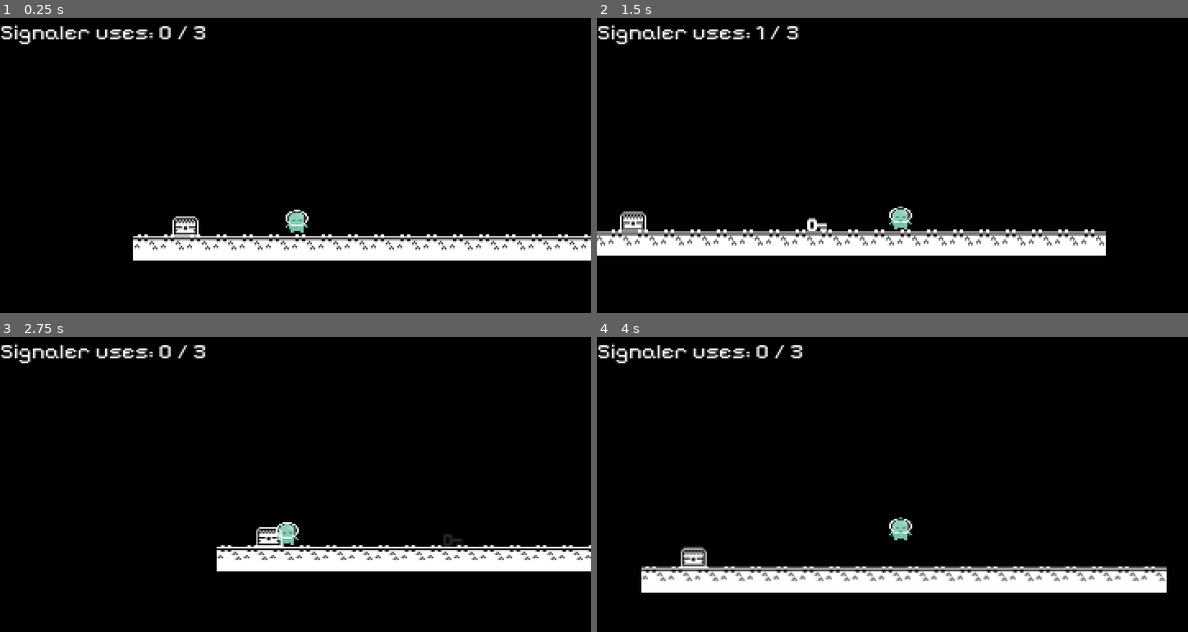
Above: before the commit, frames 1-4 (two rows, left to right).
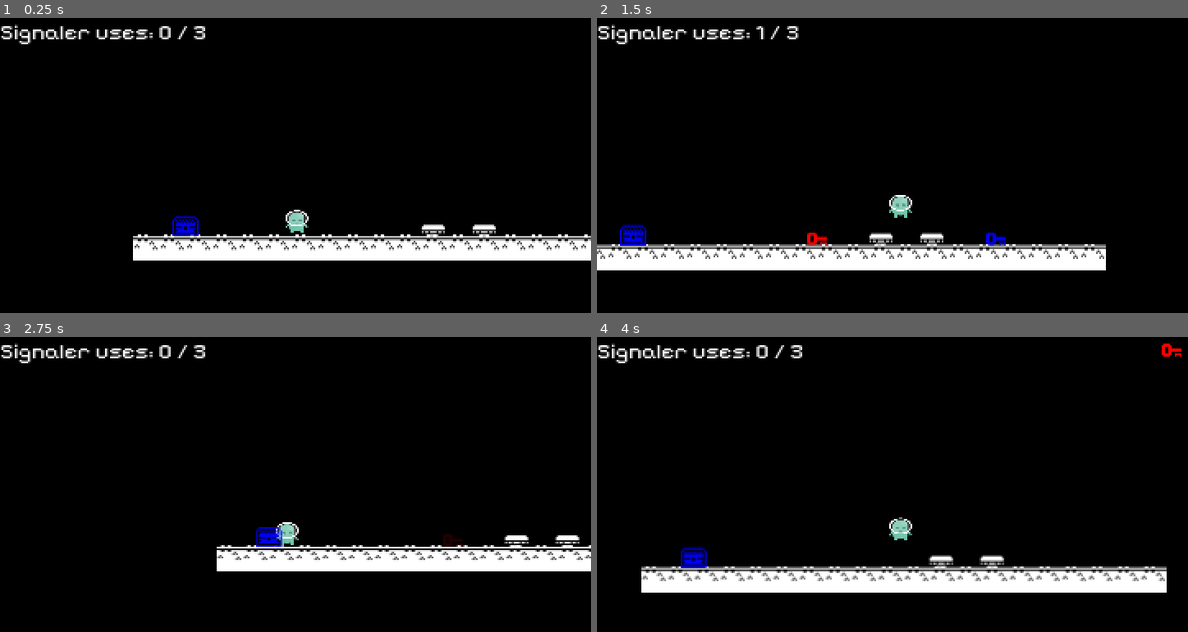
Above: after the commit, the same moments.

Repository: djutemark/ld59
Game: Godot game, scene res://levels/playground.tscn
Two runs of this game, one before a commit and one after it. Both use one fixed random seed, a clock stepped at 60 frames per second and the inputs below. This scene is started directly instead of the project's main scene.
Inputs:
- Up to frame 1 (0.25 s): no input
- Up to frame 2 (1.5 s): tap Enter at 0.5 s; hold E (use_signaler) 0.53-1.28 s; hold D (move_right) from 0.53 s (still down); tap Space (jump) at 0.77 s; tap E (use_signaler) at 1.35 s
- Up to frame 3 (2.75 s): tap Space (jump) at 1.52 s; release D (move_right) at 2.03 s; hold A (move_left) from 2.03 s (still down); hold E (use_signaler) from 2.03 s (still down); tap R at 2.1 s
- Up to frame 4 (4 s): release A (move_left) at 2.78 s; release E (use_signaler) at 2.78 s; hold D (move_right) from 2.78 s (still down); tap E (use_signaler) at 2.85 s; tap Space (jump) at 3.02, 3.77 s; hold E (use_signaler) from 3.53 s (still down)

The runs differ from the first frame. In frame 1, 0.5% of the frame differs, in the area x 29-84%, y 67-74%; in frame 2, 11%, in the area x 0-87%, y 60-86%; in frame 3, 0.5%; in frame 4, 0.7%.

Commit message:
Add HUD for keys

Diff:
--- /dev/null
+++ b/gui/gui_key.tscn
@@ -0,0 +1,10 @@
+[gd_scene format=3 uid="uid://xnu6v024vx1n"]
+
+[ext_resource type="Texture2D" uid="uid://b7swtng3asa25" path="res://monochrome_tilemap_transparent.png" id="1_d477i"]
+
+[sub_resource type="AtlasTexture" id="AtlasTexture_640wx"]
+atlas = ExtResource("1_d477i")
+region = Rect2(274, 72, 12, 8)
+
+[node name="GuiKey" type="TextureRect" unique_id=462239723]
+texture = SubResource("AtlasTexture_640wx")
--- a/hud.tscn
+++ b/hud.tscn
@@ -2,17 +2,50 @@
 
 [ext_resource type="Script" uid="uid://bs38usivmy2am" path="res://scripts/hud.gd" id="1_64ctp"]
 [ext_resource type="FontFile" uid="uid://1t52y13lu4i1" path="res://fonts/PixelifySans-VariableFont_wght.ttf" id="2_8sq4i"]
+[ext_resource type="Texture2D" uid="uid://b7swtng3asa25" path="res://monochrome_tilemap_transparent.png" id="3_8sq4i"]
+[ext_resource type="PackedScene" uid="uid://xnu6v024vx1n" path="res://gui/gui_key.tscn" id="3_640wx"]
 
 [sub_resource type="Theme" id="Theme_ryrav"]
 default_font = ExtResource("2_8sq4i")
 default_font_size = 14
 
+[sub_resource type="AtlasTexture" id="AtlasTexture_640wx"]
+atlas = ExtResource("3_8sq4i")
+region = Rect2(274, 72, 12, 8)
+
 [node name="HUD" type="CanvasLayer" unique_id=1372894820]
 script = ExtResource("1_64ctp")
+gui_key = ExtResource("3_640wx")
 
 [node name="NumUses" type="Label" parent="." unique_id=1442157939]
 unique_name_in_owner = true
 offset_right = 40.0
 offset_bottom = 23.0
 theme = SubResource("Theme_ryrav")
-text = "Hello, World!"
+text = "NUM_USES"
+
+[node name="KeysContainer" type="HFlowContainer" parent="." unique_id=903429837]
+unique_name_in_owner = true
+layout_direction = 3
+anchors_preset = 1
+anchor_left = 1.0
+anchor_right = 1.0
+offset_left = -356.0
+offset_top = 4.0
+offset_right = -312.0
+offset_bottom = 12.0
+grow_horizontal = 0
+
+[node name="GuiKey" parent="KeysContainer" unique_id=462239723 instance=ExtResource("3_640wx")]
+visible = false
+layout_mode = 2
+
+[node name="TextureRect2" type="TextureRect" parent="KeysContainer" unique_id=454452957]
+visible = false
+layout_mode = 2
+texture = SubResource("AtlasTexture_640wx")
+
+[node name="TextureRect3" type="TextureRect" parent="KeysContainer" unique_id=53048886]
+visible = false
+layout_mode = 2
+texture = SubResource("AtlasTexture_640wx")
--- a/levels/playground.tscn
+++ b/levels/playground.tscn
@@ -7,6 +7,7 @@
 [ext_resource type="Script" uid="uid://lhcg5fvks6eg" path="res://scripts/signal_settings.gd" id="5_ek3o3"]
 [ext_resource type="PackedScene" uid="uid://bpd0gu4eyp8b1" path="res://objects/keyhole.tscn" id="6_i7xqd"]
 [ext_resource type="Script" uid="uid://bk1rgvi3v0xe5" path="res://scripts/invisibility.gd" id="7_i7xqd"]
+[ext_resource type="PackedScene" uid="uid://cfbdvo4tpvrsk" path="res://objects/spring.tscn" id="8_ax0xp"]
 
 [sub_resource type="Resource" id="Resource_1y5p2"]
 script = ExtResource("5_ek3o3")
@@ -25,6 +26,14 @@
 script = ExtResource("7_i7xqd")
 metadata/_custom_type_script = "uid://bk1rgvi3v0xe5"
 
+[node name="Key2" parent="." unique_id=1256718290 instance=ExtResource("2_1y5p2")]
+position = Vector2(221, 109)
+key_type = 4
+
+[node name="Invisibility" type="Node" parent="Key2" unique_id=333183458]
+script = ExtResource("7_i7xqd")
+metadata/_custom_type_script = "uid://bk1rgvi3v0xe5"
+
 [node name="PlayerCamera" parent="." unique_id=952461710 node_paths=PackedStringArray("player") instance=ExtResource("3_1y5p2")]
 player = NodePath("../Player")
 
@@ -34,3 +43,10 @@
 
 [node name="Keyhole" parent="." unique_id=1455977793 instance=ExtResource("6_i7xqd")]
 position = Vector2(0, 105)
+required_key = 4
+
+[node name="Spring" parent="." unique_id=145645134 instance=ExtResource("8_ax0xp")]
+position = Vector2(182, 110)
+
+[node name="Spring2" parent="." unique_id=589645239 instance=ExtResource("8_ax0xp")]
+position = Vector2(151, 110)
--- a/objects/key.tscn
+++ b/objects/key.tscn
@@ -13,7 +13,8 @@
 [node name="Key" type="Area2D" unique_id=335025462]
 script = ExtResource("1_ex2ll")
 
-[node name="Sprite2D" type="Sprite2D" parent="." unique_id=2067010566]
+[node name="KeySprite" type="Sprite2D" parent="." unique_id=2067010566]
+unique_name_in_owner = true
 texture = SubResource("AtlasTexture_wcyx1")
 
 [node name="CollisionShape2D" type="CollisionShape2D" parent="." unique_id=882979004]
--- a/scripts/hud.gd
+++ b/scripts/hud.gd
@@ -1,17 +1,42 @@
 extends CanvasLayer
 
-var _current_signal_uses: int = 0
-var _max_signal_uses: int = 0
+@export var gui_key: PackedScene
 
 var current_signal_uses: int:
+	get:
+		return current_signal_uses
 	set(value):
-		_current_signal_uses = value
+		current_signal_uses = value
 		_update_uses_text()
 
 var max_signal_uses: int:
 	set(value):
-		_max_signal_uses = value
+		max_signal_uses = value
 		_update_uses_text()
 
+var collected_keys: int = 0:
+	get:
+		return collected_keys
+	set(value):
+		var keys_to_activate = (collected_keys | value) ^ collected_keys
+		_add_keys_gui(keys_to_activate)
+		collected_keys = value
+
+
+static func to_bit_string(value: int) -> String:
+	return String.num_int64(value, 2)
+
+
 func _update_uses_text() -> void:
-	%NumUses.text = "Signaler uses: %d / %d" % [_current_signal_uses, _max_signal_uses]
+	%NumUses.text = "Signaler uses: %d / %d" % [current_signal_uses, max_signal_uses]
+
+func _add_keys_gui(keys: int) -> void:
+	print("keys_to_activate = ", to_bit_string(keys))
+	for i in range(3):
+		var bit = 1 << i
+
+		if bit & keys != 0:
+			var color = Key.key_type_to_color(bit)
+			var k = gui_key.instantiate()
+			(k as CanvasItem).modulate = color
+			%KeysContainer.add_child(k)
--- a/scripts/key.gd
+++ b/scripts/key.gd
@@ -2,13 +2,36 @@
 extends Area2D
 
 enum KeyType {
-	CUBE = 1 << 0,
-	CIRCLE = 1 << 1,
-	TRIANGLE = 1 << 2,
+	RED = 1 << 0,
+	GREEN = 1 << 1,
+	BLUE = 1 << 2,
 	ALL = (1 << 3) - 1
 }
 
-@export var key_type: KeyType = KeyType.CUBE
+
+static func key_type_to_color(type: KeyType) -> Color:
+	match type:
+		KeyType.RED: return Color.RED
+		KeyType.GREEN: return Color.GREEN
+		KeyType.BLUE: return Color.BLUE
+		_: return Color.WHITE
+
+
+@export var key_type: KeyType = KeyType.RED:
+	get:
+		return key_type
+	set(value):
+		key_type = value
+		_update_color()
+
+
+func _ready() -> void:
+	_update_color()
+
+
+func _update_color():
+	%KeySprite.modulate = key_type_to_color(key_type)
+
 
 func _on_body_entered(body: Node2D) -> void:
 	if body is Player:
--- a/scripts/keyhole.gd
+++ b/scripts/keyhole.gd
@@ -1,17 +1,38 @@
 class_name Keyhole
 extends Area2D
 
-@export var required_key: Key.KeyType = Key.KeyType.CUBE
+@export var required_key: Key.KeyType = Key.KeyType.RED:
+	get:
+		return required_key
+	set(value):
+		required_key = value
+		_update_visibility()
+
+
+var is_locked: bool = true:
+	get:
+		return is_locked
+	set(value):
+		is_locked = value
+		_update_visibility()
+
 
 func _ready() -> void:
-	%Locked.visible = true
-	%Unlocked.visible = false
+	_update_visibility()
+
+
+func _update_visibility() -> void:
+	var color: Color = Key.key_type_to_color(required_key)
+
+	%Locked.visible = is_locked
+	%Locked.modulate = color
+	%Unlocked.visible = !is_locked
+	%Unlocked.modulate = color
+
 
 func _on_body_entered(body: Node2D) -> void:
 	if body is Player:
 		var res = body.collected_keys & required_key
 		var should_unlock = res == required_key
 
-		if should_unlock:
-			%Locked.visible = false
-			%Unlocked.visible = true
+		is_locked = !should_unlock
--- a/scripts/player.gd
+++ b/scripts/player.gd
@@ -16,7 +16,12 @@
 var num_air_jumps: int = 0
 var do_jump_called: bool = false
 
-var collected_keys: int = 0
+var collected_keys: int = 0:
+	get:
+		return collected_keys
+	set(value):
+		collected_keys = value
+		HUD.collected_keys = value
 
 signal warning_activated
 signal warning_deactivated
--- a/scripts/signaler.gd
+++ b/scripts/signaler.gd
@@ -37,7 +37,9 @@
 		%PulseSprite.scale = Vector2.ZERO
 
 		for invisibility in current_visible_invisibiles:
-			invisibility.make_invisible()
+			# We might already have removed the thihng to make invisible
+			if is_instance_valid(invisibility):
+				invisibility.make_invisible()
 		current_visible_invisibiles.clear()
 
 		await get_tree().create_timer(settings.cooldown).timeout
